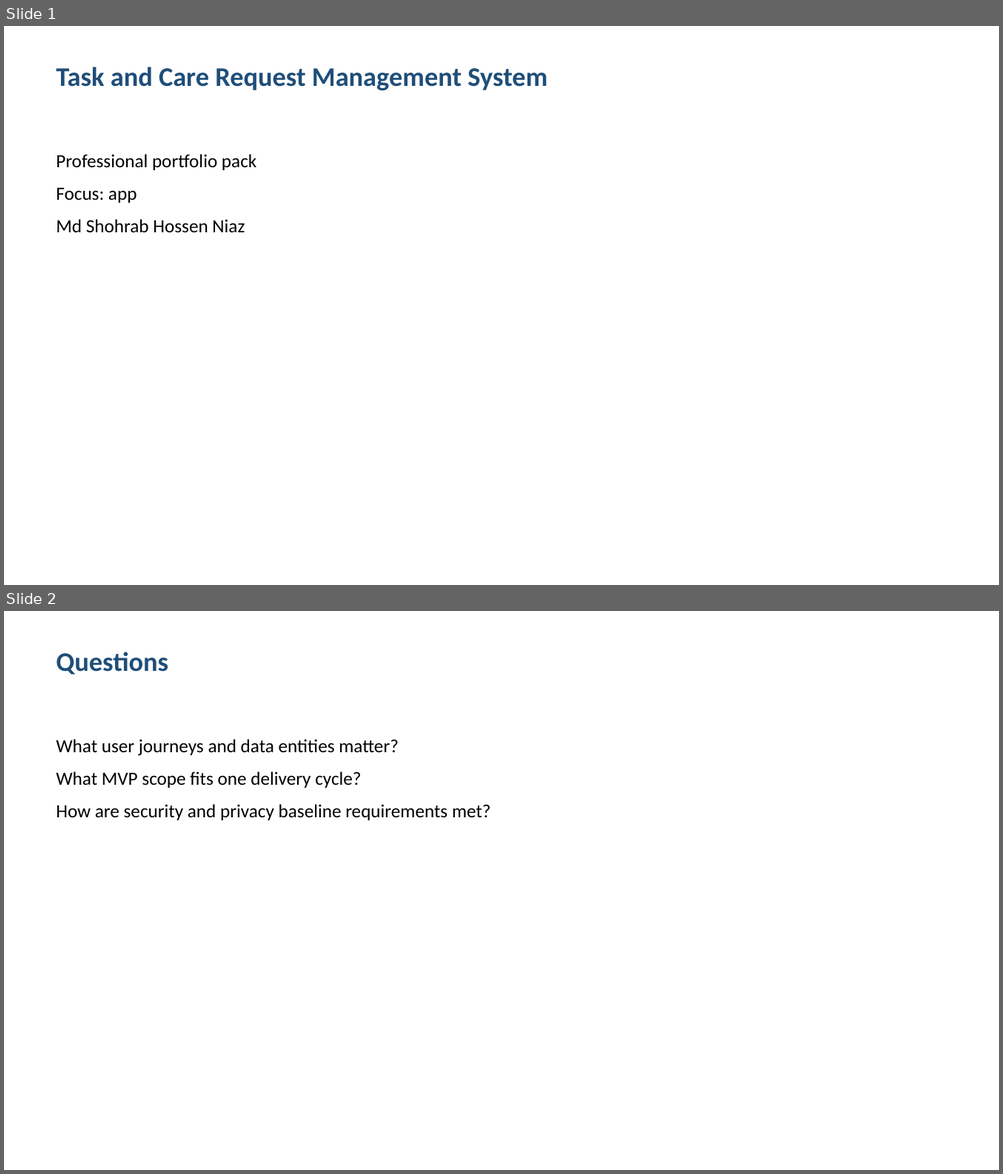
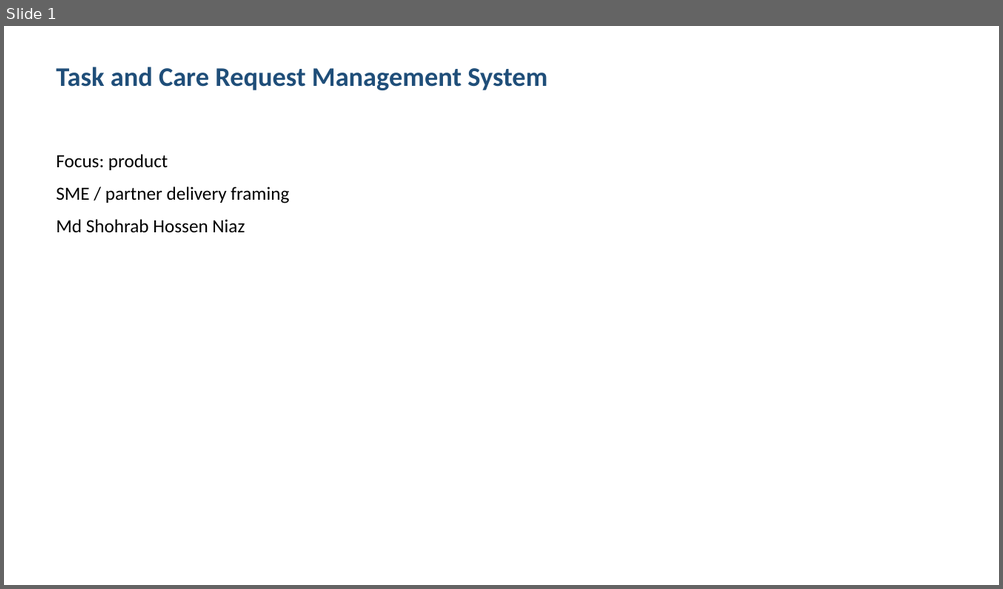
Before and after one commit to shohrabniaz/task-and-care-request-management-system, a slide deck: Final_Submission/02_Presentation.pptx. Shown one above the other, each under a label of ours: slides 1 and 2 before the commit, slide 1 after it. The pictures are 1003x1174 and 1003x589 pixels, drawn with LibreOffice and Linux fonts; fonts in the diff are those of the drawing. Boxes give left, top, right and bottom in pixels: in the first picture for what was removed or moved away, otherwise in the second. Text is boxed around its words. In the diff, an @@ line names an element or a change of style, - is before the commit and + after.

Commit message:
Polish portfolio pack for professional showcase readiness.

```diff
--- a/Final_Submission/02_Presentation.pptx
+++ b/Final_Submission/02_Presentation.pptx
@@ slide 2 removed at [4, 611, 999, 1170], background #FFFFFF @@
@@ text removed at [56, 652, 168, 675] @@
-Questions
@@ text removed at [56, 739, 491, 820] @@
-What user journeys and data entities matter?
-What MVP scope fits one delivery cycle?
-How are security and privacy baseline requirements met?
@@ slide 1 changed as well @@
@@ text at [56, 154, 289, 204]: text changed @@
-Professional portfolio pack
-Focus: app
+Focus: product
+SME / partner delivery framing
```
Also in this commit, not shown: 2 other slides changed, 1 slide added, 12 other files.
